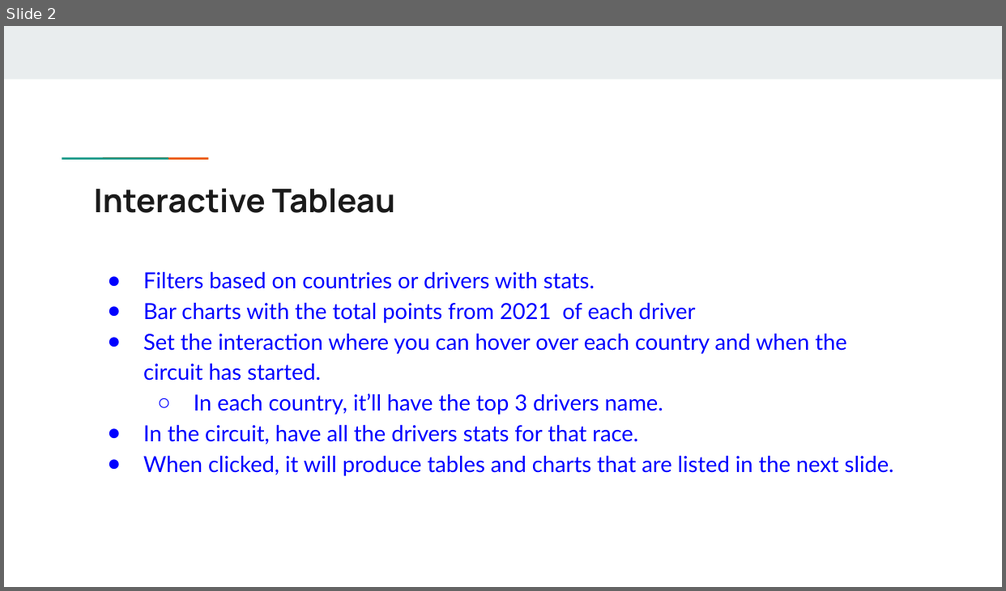
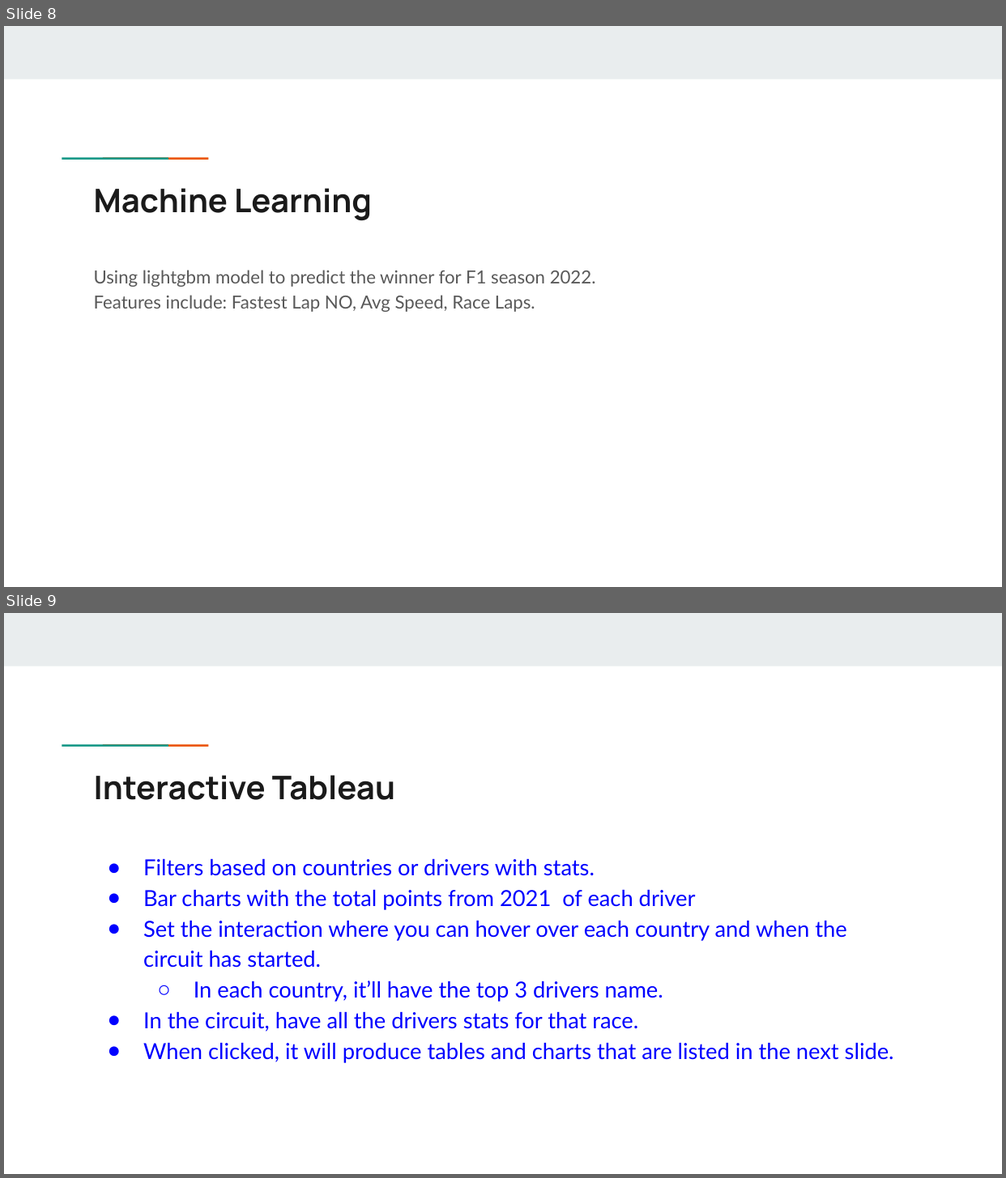
Before and after one commit to Spakicey/2022-Formula1-Analysis, a slide deck: Final Project.pptx. Shown one above the other, each under a label of ours: slide 2 before the commit, slides 8 and 9 after it. The pictures are 1006x591 and 1006x1178 pixels, drawn with LibreOffice and Linux fonts; fonts in the diff are those of the drawing; background and template pictures are left out. Boxes give left, top, right and bottom in pixels: in the first picture for what was removed or moved away, otherwise in the second. Text is boxed around its words. In the diff, an @@ line names an element or a change of style, - is before the commit and + after.

```diff
--- a/Final Project.pptx
+++ b/Final Project.pptx
@@ slide 8 added at (4,26,1002,587), background #FFFFFF; not listed: 3 template elements that a slide beside it also shows @@
@@ title added at (94,188,372,221), 23.4 pt, text #1A1A1A, bold @@
+Machine Learning
@@ text added at (94,270,596,312), 13 pt, text #595959 @@
+Using lightgbm model to predict the winner for F1 season 2022.
+Features include: Fastest Lap NO, Avg Speed, Race Laps.
@@ what was slide 2 is now slide 9 @@
```
Also in this commit, not shown: 2 slides changed, 6 other slides added, 1 slide removed, 3 other files.
